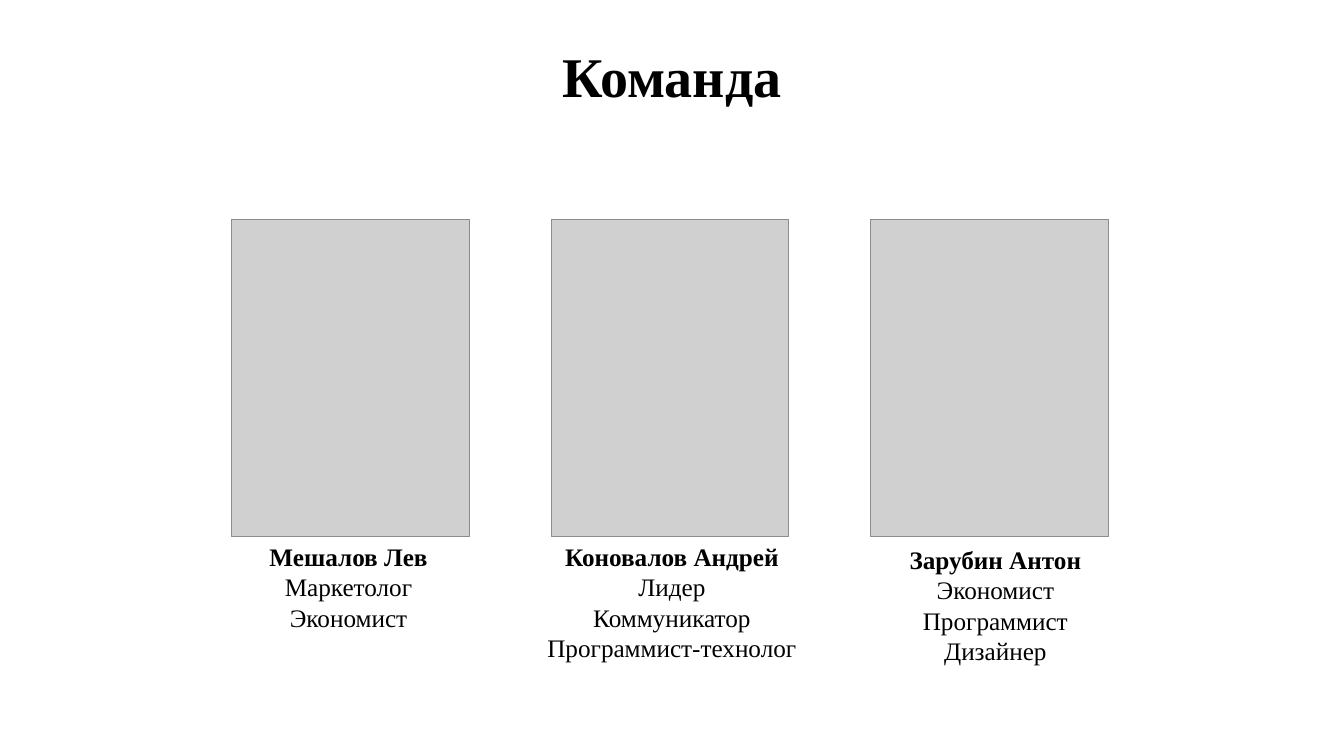
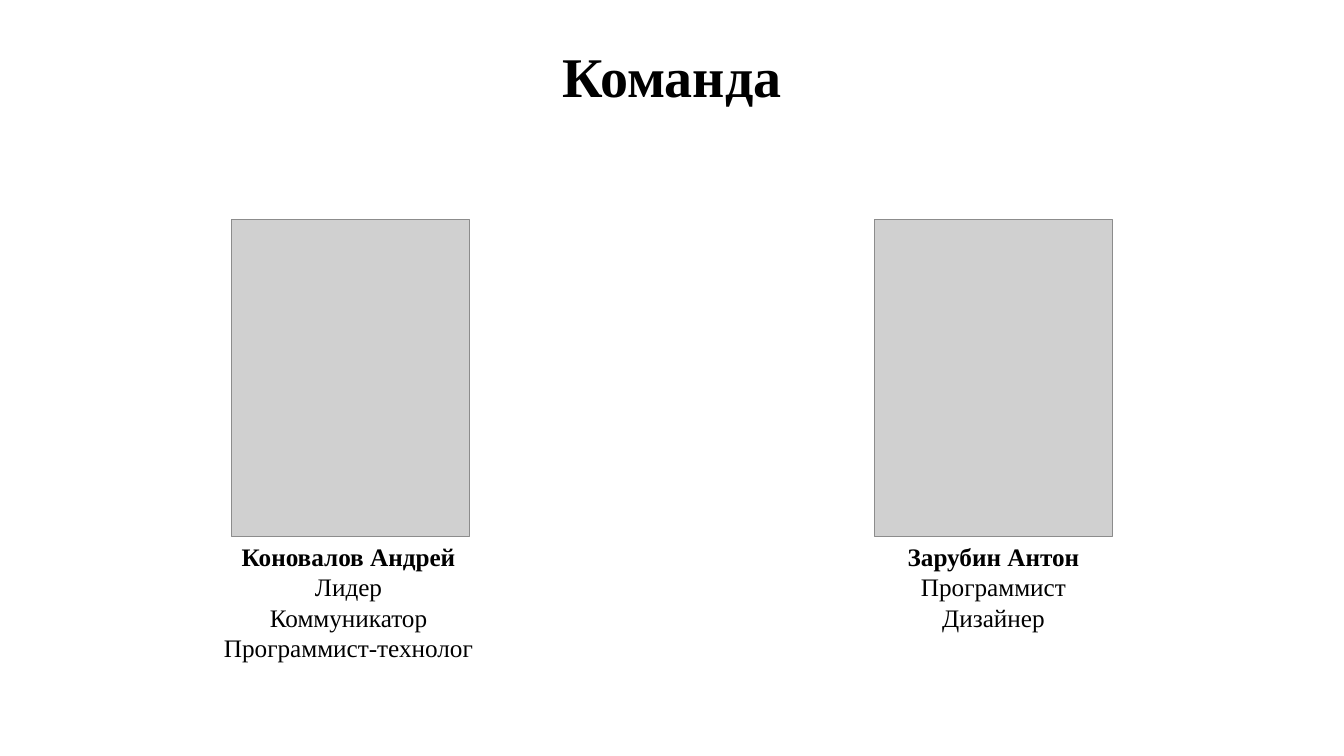
Before and after one commit to DronSyperlol/VirtualCurator, a slide deck: slide 19 of Docs/Куратор - виртуальный куратор.pptx. Drawn at 1344x756 pixels with LibreOffice and Linux fonts; fonts in the diff are those of the drawing; grey boxes stand for pictures. Boxes give left, top, right and bottom in pixels: in the first picture for what was removed or moved away, otherwise in the second. Text is boxed around its words. In the diff, an @@ line names an element or a change of style, - is before the commit and + after.

```diff
--- a/Docs/Куратор - виртуальный куратор.pptx
+++ b/Docs/Куратор - виртуальный куратор.pptx
@@ picture removed at box(552, 220, 789, 536) @@
@@ picture: place and size @@
-picture at box(871, 220, 1109, 536)
+picture at box(875, 220, 1113, 536)
@@ text "Коновалов Андрей Лидер": place and size @@
-text "Коновалов Андрей Лидер" at box(547, 548, 796, 663)
+text "Коновалов Андрей Лидер" at box(224, 548, 473, 663)
@@ text removed at box(269, 549, 427, 628) @@
-Мешалов Лев
-Маркетолог
-Экономист
@@ text at box(937, 582, 1054, 600): paragraph removed @@
-Экономист
```
Also in this commit, not shown: 4 other slides changed.
